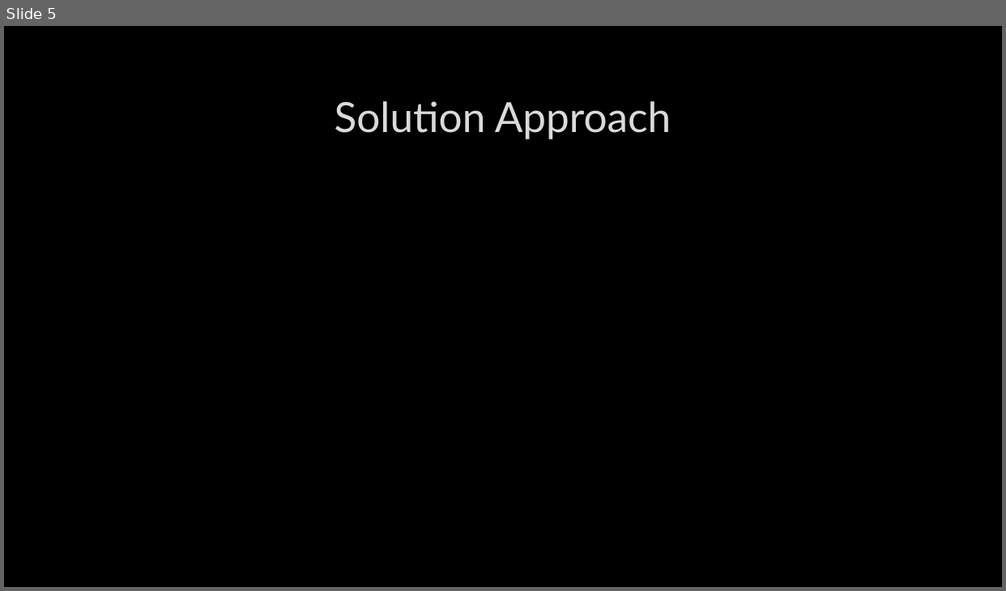
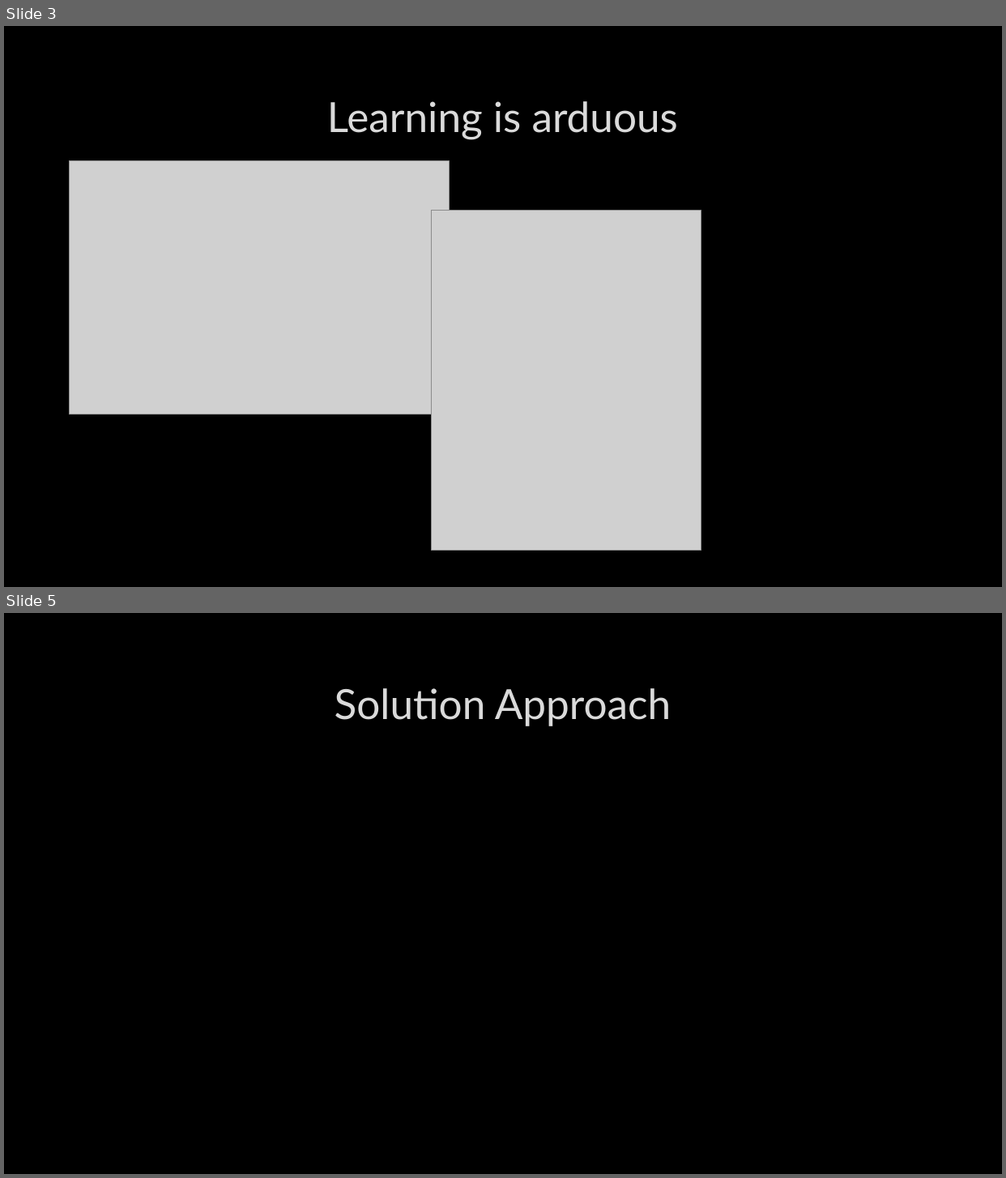
Before and after one commit to felixnext/enjoy-sql, a slide deck: presentation/Enjoy-SQL.pptx. Shown one above the other, each under a label of ours: slide 5 before the commit, slides 3 and 5 after it; the slides between them are not shown. The pictures are 1006x591 and 1006x1178 pixels, drawn with LibreOffice and Linux fonts; fonts in the diff are those of the drawing; grey boxes stand for pictures; background and template pictures are left out. Boxes give left, top, right and bottom in pixels: in the first picture for what was removed or moved away, otherwise in the second. Text is boxed around its words. In the diff, an @@ line names an element or a change of style, - is before the commit and + after.

```diff
--- a/presentation/Enjoy-SQL.pptx
+++ b/presentation/Enjoy-SQL.pptx
@@ slide 3 added at <box>4,26,1002,587</box>, background picture (left out) @@
@@ title added at <box>327,101,678,139</box>, 40 pt, text #DADADA @@
+Learning is arduous
@@ picture added at <box>69,160,449,414</box> @@
@@ picture added at <box>432,211,701,551</box> @@
```
Also in this commit, not shown: 2 other slides added, 3 slides removed.
